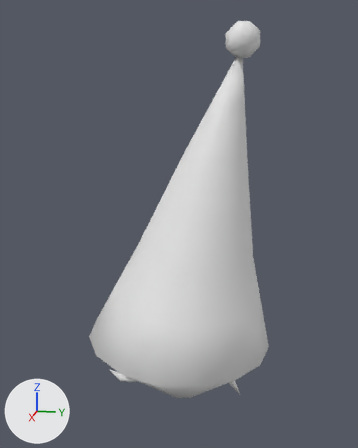
Two versions of the FBX model Assets/Meshes/Enemies/Enemy_Shy.fbx, one commit apart.
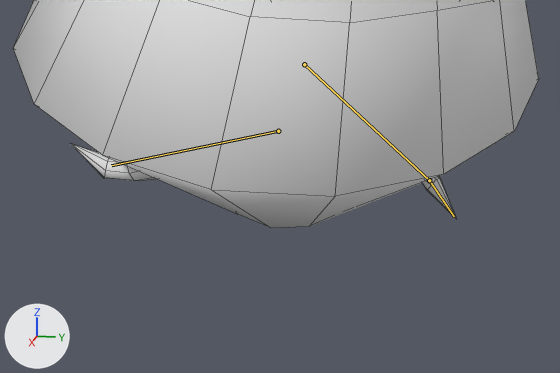
There are two pictures of each version: one whole from a 50 mm camera at (1.765, 0.372, 1.239) aimed at (-0.008, 0.018, 0.796), one close up on the part from 24% to 77% of the width and 71% to 100% of the height. Arrows for +X, +Y and +Z are at lower left; the lights stay in place. Both versions are drawn at frame 2 of the action 'Shy-Armature|müll.001'; the numbers are the values there. The bones that change are drawn over the model as lines in the close-ups. The close-ups show mesh edges as thin lines.

The first close-up shows 'Enemy_Shy'.
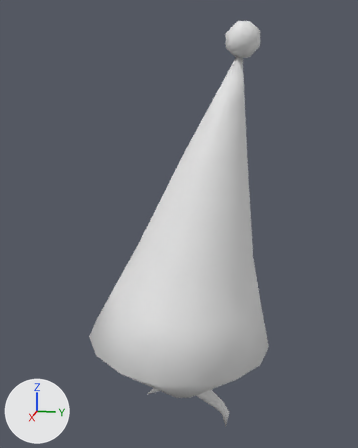
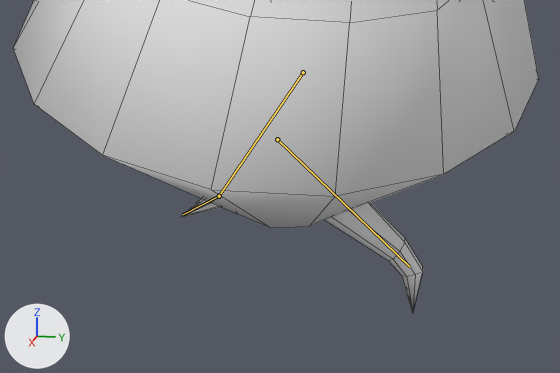
Location of each change, (x1, y1, x2, y2) in pixels of the close-ups (560 x 373 px):
```json
{"object": "Enemy_Shy", "change": "posed", "before": [13, 0, 539, 228], "after": [13, 0, 539, 313]}
{"bone": "DEF_Leg.L", "before": "(278, 131) to (111, 165)", "after": "(277, 139) to (410, 267)"}
{"bone": "DEF_Leg.R", "before": "(304, 64) to (429, 180)", "after": "(303, 72) to (219, 196)"}
{"bone": "DEF_Foot.R", "before": "(429, 180) to (454, 216)", "after": "(219, 196) to (183, 214)"}
```

Scene script edits in JSON lines:
```json
{"block": "bone_def_leg_l", "where": "bone_def_leg_l = bpy.data.objects['Shy-Armature'].pose.bones['DEF_Leg.L']"}
{"op": "set", "path": "bone_def_leg_l.location", "old": "(0.0, -0.013, 0.0)", "new": "(0.0, 0.0, 0.0)"}
{"op": "set", "path": "bone_def_leg_l.rotation_quaternion", "old": "(0.85, 0.0, 0.0, 0.527)", "new": "(0.891, 0.0, 0.0, -0.454)", "note": "degrees (0, 0, 64) -> degrees (0, 0, -54)"}
{"block": "bone_def_leg_r", "where": "bone_def_leg_r = bpy.data.objects['Shy-Armature'].pose.bones['DEF_Leg.R']"}
{"op": "set", "path": "bone_def_leg_r.location", "old": "(0.0, -0.013, 0.0)", "new": "(0.0, 0.0, 0.0)"}
{"op": "set", "path": "bone_def_leg_r.rotation_quaternion", "old": "(0.882, 0.0, 0.0, -0.471)", "new": "(0.98, 0.0, 0.0, 0.2)", "note": "degrees (0, 0, -56) -> degrees (0, 0, 23)"}
{"block": "bone_def_foot_r", "where": "bone_def_foot_r = bpy.data.objects['Shy-Armature'].pose.bones['DEF_Foot.R']  # child of 'DEF_Leg.R'"}
{"op": "set", "path": "bone_def_foot_r.rotation_quaternion", "old": "(0.839, -0.398, -0.262, 0.263)", "new": "(0.95, -0.229, -0.15, 0.151)", "note": "degrees (-56, -13, 42) -> degrees (-29, -13, 21)"}
```
